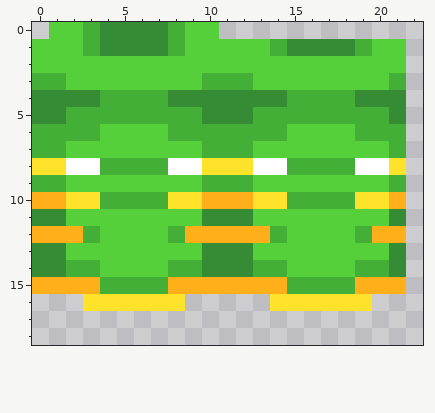
File history of a pixel-art sprite, elitecape.png. Above is the file before it was changed.
The file is 64x32 pixels. Shown: x 0..22, y 0..18.
Once edited:
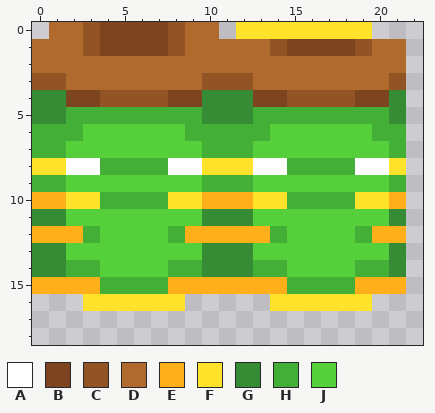
Palette (. is transparent): A #ffffff  B #7c4520  C #925325  D #b06a2e  E #ffaf19  F #ffe22a  G #358c34  H #44af37  J #55d03b
Message: encore modif cape sg
Changes in this commit:
Colour B replaces colour G in row 0 at x 4 to 7; in row 1 at x 4 to 7 and 15 to 18; in row 4 at x 2 to 3, 8 to 9, 13 to 14 and 19 to 20.
Colour C replaces colour H in row 0 at x 3 and 8; in row 1 at x 3, 8, 14 and 19; in row 3 at x 0 to 1, 10 to 12 and 21; in row 4 at x 4 to 7 and 15 to 18.
Colour D replaces colour J in row 0 at x 1 to 2 and 9 to 10; in row 1 at x 0 to 2, 9 to 13 and 20 to 21; in row 2 at x 0 to 21; in row 3 at x 2 to 9 and 13 to 20.
Colour F is added in row 0 at x 12 to 19.
Colour J replaces colour H in row 6 at x 3, 8, 14 and 19.
Boxes around the changes in both pictures, in picture pixels (x1, y1, x2, y2):
changed: (32, 22, 406, 141)
